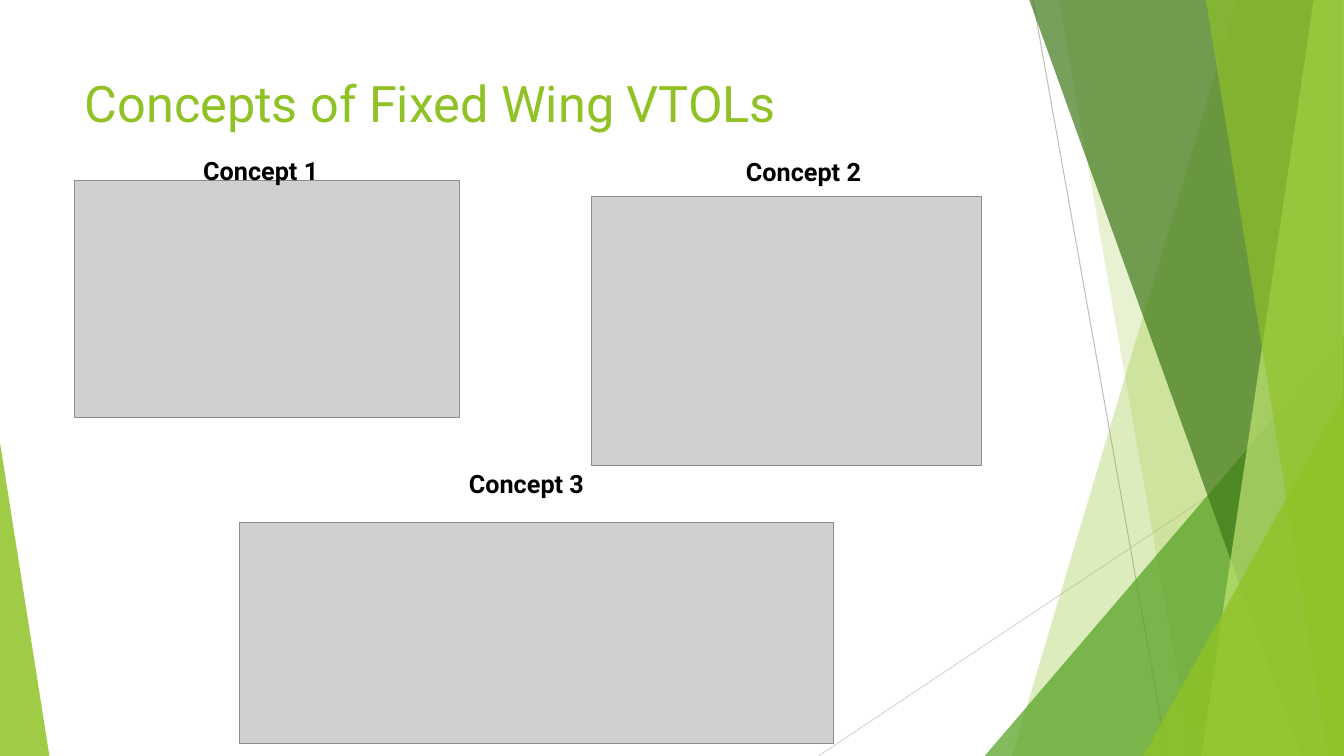
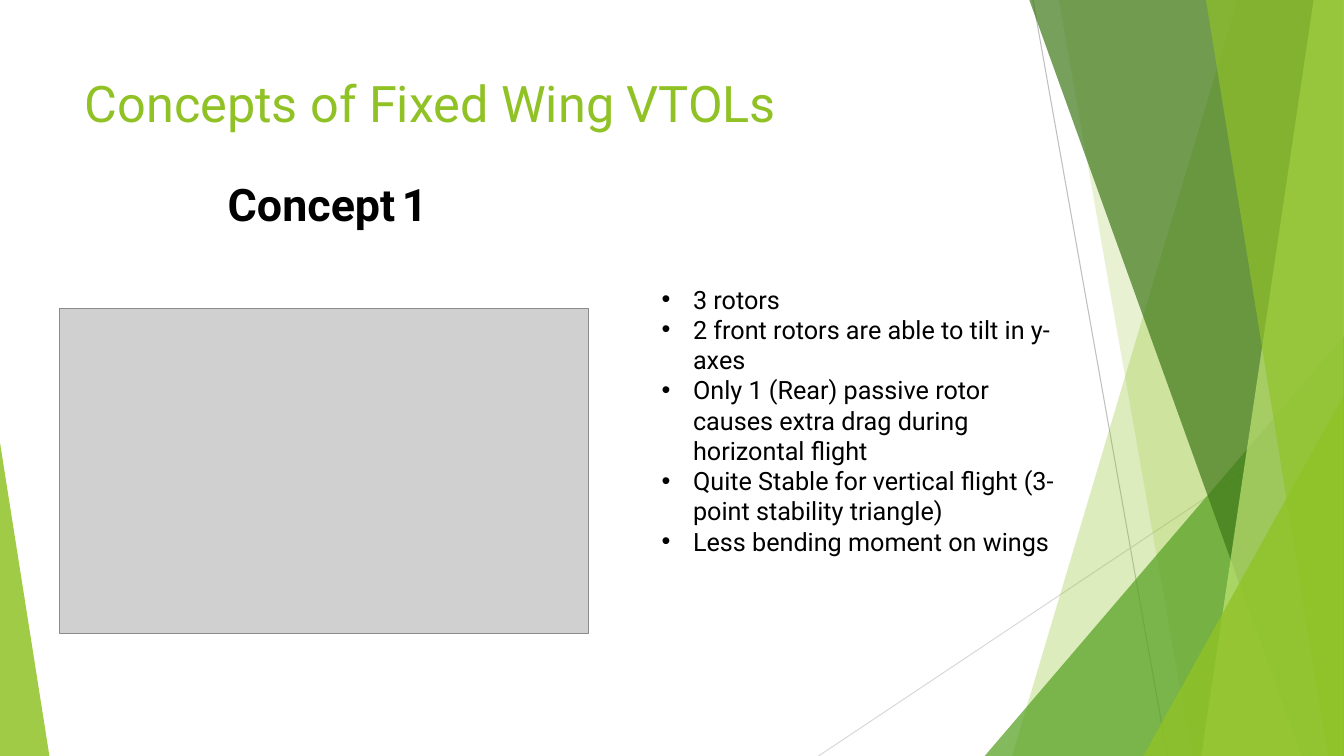
Before and after one commit to metinoxy/VTOL, a slide deck: slide 5 of Course Materials/Presentation.pptx. Drawn at 1344x756 pixels with LibreOffice and Linux fonts; fonts in the diff are those of the drawing; grey boxes stand for pictures. Boxes give left, top, right and bottom in pixels: in the first picture for what was removed or moved away, otherwise in the second. Text is boxed around its words. In the diff, an @@ line names an element or a change of style, - is before the commit and + after.

```diff
--- a/Course Materials/Presentation.pptx
+++ b/Course Materials/Presentation.pptx
@@ text "Concept 1": place and size @@
-text "Concept 1" at box(203, 157, 318, 186)
+text "Concept 1" at box(228, 188, 428, 230)
@@ text "Concept 1" at box(228, 188, 428, 230): size 18 to 32 pt @@
@@ text removed at box(746, 163, 861, 186) @@
-Concept 2
@@ picture removed at box(592, 197, 982, 466) @@
@@ text added at box(693, 291, 1054, 557), 18 pt, text #000000 @@
+• 3 rotors
+• 2 front rotors are able to tilt in y-axes
+• Only 1 (Rear) passive rotor causes extra drag during horizontal flight
+• Quite Stable for vertical flight (3-point stability triangle)
+• Less bending moment on wings
@@ picture: place and size @@
-picture at box(75, 180, 460, 417)
+picture at box(59, 309, 589, 634)
@@ text removed at box(469, 475, 583, 498) @@
-Concept 3
@@ picture removed at box(240, 522, 835, 744) @@
```
Also in this commit, not shown: 5 other slides changed, 5 slides added, 4 slides removed.
